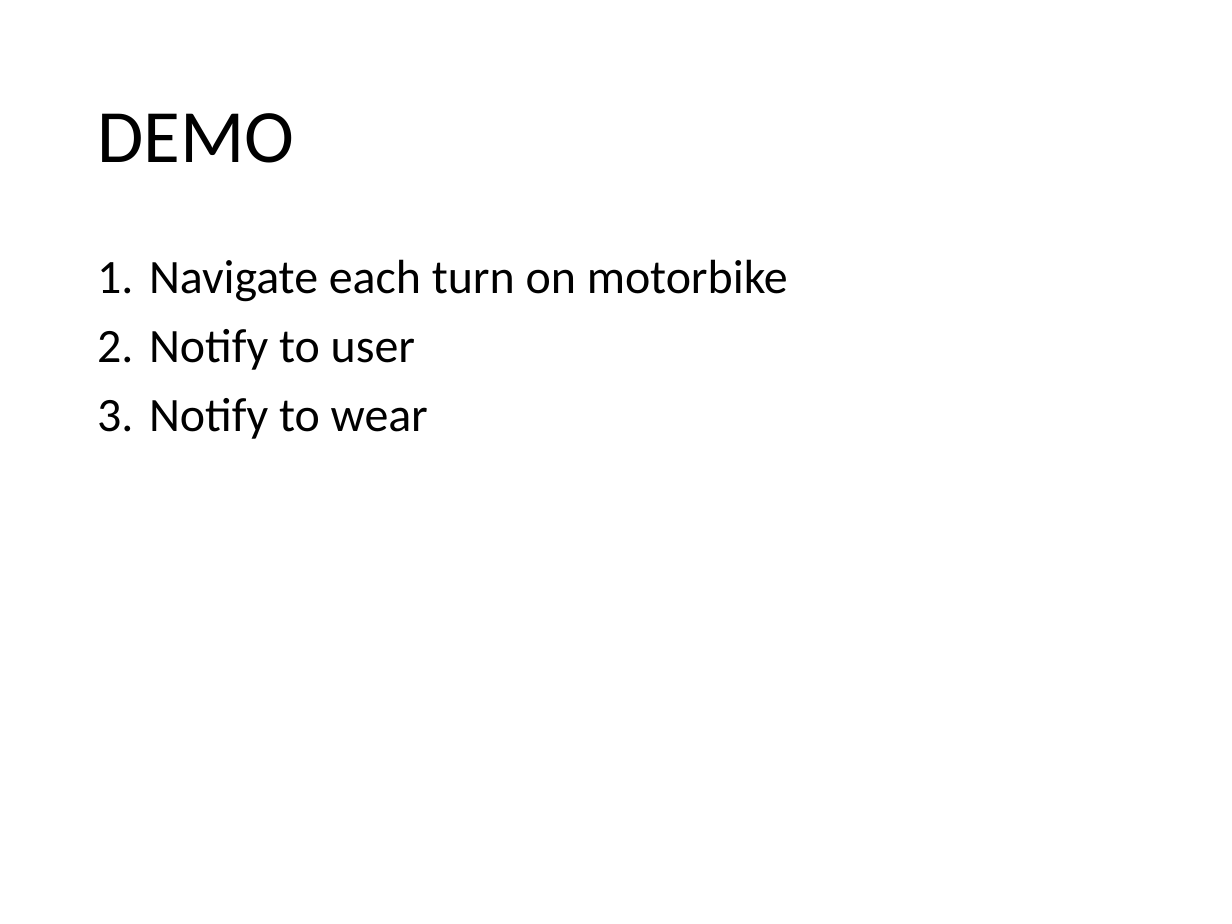
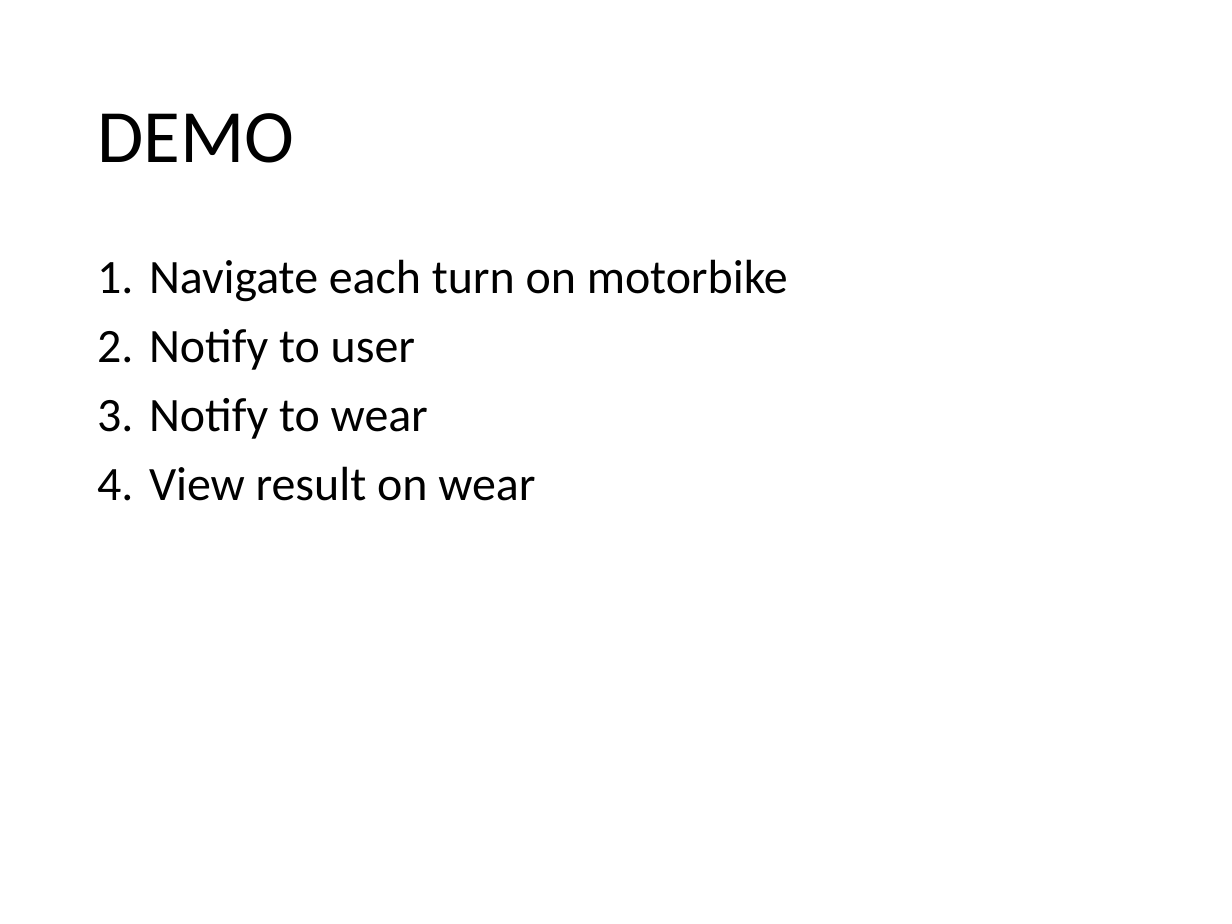
Before and after one commit to hqt/street-router, a slide deck: slide 64 of Document/presentation/full presentation.pptx (slide 63 before the commit). Drawn at 1232x924 pixels with LibreOffice and Linux fonts; fonts in the diff are those of the drawing. Boxes give left, top, right and bottom in pixels: in the first picture for what was removed or moved away, otherwise in the second. Text is boxed around its words. In the diff, an @@ line names an element or a change of style, - is before the commit and + after.

```diff
--- a/Document/presentation/full presentation.pptx
+++ b/Document/presentation/full presentation.pptx
@@ text at (149,466,535,501): paragraph added @@
+4. View result on wear
```
Also in this commit, not shown: 70 other slides changed, 3 slides added, 4 slides removed, 17 other files.
